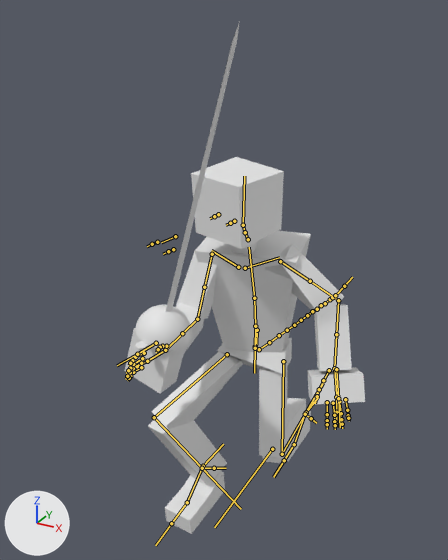
What one commit did to the FBX model Unity/Assets/TheGame/Placeholder/TheChosenOne01.fbx.
Rendered twice from a 50 mm lens placed at (0.99, -2.3, 2.01), pointed at (-0.01, -0.49, 1.1). Every picture has the same lights, and +X, +Y and +Z are marked at lower left. Both versions are drawn at frame 1 of the action 'Combat_Idle'; the numbers are the values there. The bones that bend it are drawn over the model as lines.

Objects in the first picture: 'Rapier01_Cube', 'TheChosenOne'.
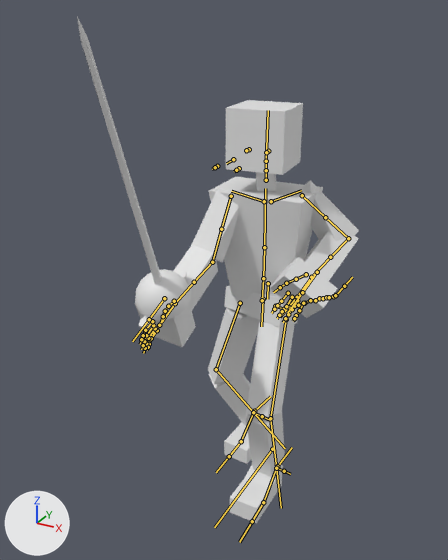
The change in detail:
Bone 'Hip_root' (bone_hip_root) moves from (0.0, 0.27, -0.244) to (0.0, 0.095, -0.146).
Bone 'Hip_root' (bone_hip_root) turns from (0, -15, 0) to (0, 12, 0) degrees about its own x, y and z.
Bone 'Femur.R' (bone_femur_r) turns from (-44, 29, 21) to (10, 24, 23) degrees about its own x, y and z.
Bone 'Tibia.R' (bone_tibia_r) turns from (73, 9, -17) to (21, 0, -2) degrees about its own x, y and z.
Bone 'Femur.L' (bone_femur_l) turns from (-4, 2, -4) to (-20, -9, -10) degrees about its own x, y and z.
Bone 'Tibia.L' (bone_tibia_l) turns from (71, 3, -5) to (34, -2, 13) degrees about its own x, y and z.
Bone 'spine.002' (bone_spine_002) turns from (10, -11, 0) to (1, 31, 4) degrees about its own x, y and z.
Bone 'spine.003' (bone_spine_003) turns from (8, 2, 1) to (0, 10, 1) degrees about its own x, y and z.
Bone 'Head' (bone_head) turns from (-13, -12, -1) to (0, -15, 0) degrees about its own x, y and z.
Bone 'Eye.R' (bone_eye_r) turns from (0, 5, 0) to (0, 0, 0) degrees about its own x, y and z.
Bone 'Eye.L.001' (bone_eye_l_001) turns from (0, 5, 0) to (0, 0, 0) degrees about its own x, y and z.
Bone 'Humerus.R' (bone_humerus_r) turns from (-40, 8, -6) to (-30, 27, -9) degrees about its own x, y and z.
Bone 'Humerus.R.001' (bone_humerus_r_001) turns from (0, -2, 0) to (0, 3, 0) degrees about its own x, y and z.
Bone 'Ulna.R' (bone_ulna_r) turns from (-60, 0, 0) to (-31, 0, 0) degrees about its own x, y and z.
Bone 'Ulna.R.001' (bone_ulna_r_001) turns from (0, -7, 0) to (0, 0, 0) degrees about its own x, y and z.
Bone 'Hand.R' (bone_hand_r) turns from (11, 2, 10) to (0, 0, 0) degrees about its own x, y and z.
Bone 'Humerus.L' (bone_humerus_l) turns from (-1, 0, -39) to (-4, -1, -37) degrees about its own x, y and z.
Bone 'Humerus.L.001' (bone_humerus_l_001) turns from (0, 44, 0) to (0, 56, 0) degrees about its own x, y and z.
Bone 'Ulna.L' (bone_ulna_l) turns from (-45, 0, 0) to (-88, 0, 0) degrees about its own x, y and z.
Bone 'Foot_Control.R' (bone_foot_control_r) moves from (0.042, -0.398, 0.008) to (0.042, 0.128, 0.002).
Bone 'Foot_Control.R' (bone_foot_control_r) turns from (-7, 1, 4) to (-2, 0, 4) degrees about its own x, y and z.
Bone 'Foot_Control.L' (bone_foot_control_l) moves from (-0.003, 0.113, 0.092) to (-0.003, -0.212, -0.018).

What differs and where, as boxes (x1, y1, x2, y2) in the pictures (448 x 560 px):
'TheChosenOne', posed (7% narrower, 12% taller): before (125, 157, 365, 534); after (135, 100, 359, 523)
'Rapier01_Cube', posed (7% wider): before (134, 21, 240, 352); after (77, 17, 191, 330)
bone 'Hip_root', root to tip: before (257, 330) to (256, 345); after (268, 283) to (267, 299)
bone 'Femur.R', root to tip: before (227, 354) to (154, 417); after (240, 303) to (216, 369)
bone 'Tibia.R', root to tip: before (154, 417) to (202, 468); after (216, 369) to (253, 412)
bone 'Femur.L', root to tip: before (283, 361) to (282, 454); after (286, 319) to (270, 418)
bone 'Tibia.L', root to tip: before (282, 454) to (305, 414); after (270, 418) to (276, 468)
bone 'spine.002', root to tip: before (255, 326) to (254, 298); after (263, 278) to (264, 247)
bone 'spine.003', root to tip: before (254, 298) to (249, 247); after (264, 247) to (265, 188)
bone 'Head', root to tip: before (243, 225) to (244, 176); after (266, 161) to (268, 110)
bone 'Eye.R', root to tip: before (218, 214) to (214, 216); after (249, 149) to (246, 150)
bone 'Eye.L.001', root to tip: before (234, 221) to (230, 223); after (268, 151) to (266, 152)
bone 'Humerus.R', root to tip: before (212, 254) to (204, 287); after (231, 196) to (221, 229)
bone 'Humerus.R.001', root to tip: before (204, 287) to (197, 319); after (221, 229) to (212, 262)
bone 'Ulna.R', root to tip: before (197, 319) to (182, 333); after (212, 262) to (194, 282)
bone 'Ulna.R.001', root to tip: before (182, 333) to (165, 350); after (194, 282) to (175, 303)
bone 'Hand.R', root to tip: before (165, 350) to (149, 360); after (175, 303) to (161, 323)
bone 'Humerus.L', root to tip: before (280, 261) to (310, 281); after (302, 195) to (325, 217)
bone 'Humerus.L.001', root to tip: before (310, 281) to (338, 300); after (325, 217) to (348, 238)
bone 'Ulna.L', root to tip: before (338, 300) to (336, 334); after (348, 238) to (330, 257)
bone 'Foot_Control.R', root to tip: before (203, 466) to (223, 444); after (254, 411) to (270, 396)
bone 'Foot_Control.L', root to tip: before (306, 412) to (318, 397); after (277, 466) to (292, 447)
